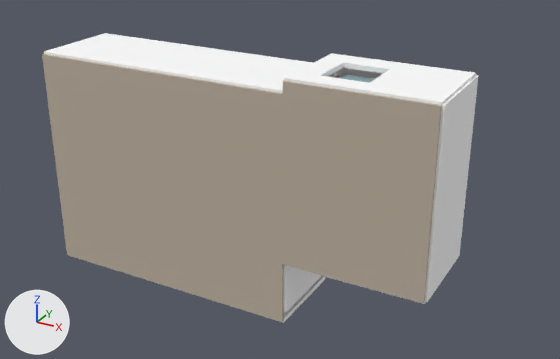
Two versions of the glTF model frontend/labs/fly-world/assets/fly-house.glb, one commit apart.
One viewpoint serves both versions: a 50 mm camera at (13.45, -19.89, 9.56) aimed at (3.1, -1.07, 0.15). Every picture has the same lights, and +X, +Y and +Z are marked at lower left. The first picture is the older version. Where no turn or scale is listed for an object, it has been applied to the vertices. Vertices at exactly the same position are counted once.

Objects in the first picture: 'CEILING__bed', 'CEILING__main', 'FLOOR__bed', 'WALL__bed__east', 'WALL__bed__north_a', 'WALL__bed__north_b', 'WALL__bed__north_head', 'WALL__bed__north_sill', 'WALL__bed__south', 'WALL__main__east_a', 'WALL__main__north', 'WALL__main__south' and 1 more.
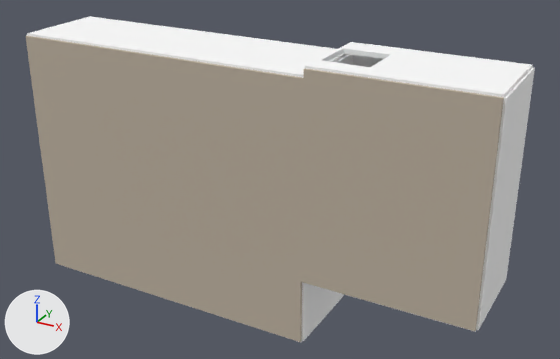
What differs and where, as boxes [x1, y1, x2, y2] in the pictures (560 x 359 px):
'CEILING__main', reshaped (14% wider, 14% taller): before [42, 54, 284, 322]; after [26, 36, 303, 342]
'CEILING__bed', moved, rescaled (27% wider, 18% taller): before [282, 80, 442, 303]; after [301, 68, 504, 331]
'WALL__bed__east', moved, rescaled (11% wider, 16% taller): before [425, 75, 478, 302]; after [476, 67, 535, 330]
'WALL__main__north', reshaped, moved (20% wider): before [44, 33, 312, 93]; after [27, 16, 348, 78]
'WALL__bed__north_b', moved, rescaled (47% wider, 16% taller): before [359, 63, 476, 105]; after [360, 48, 532, 97]
'WALL__main__east_a', moved, rescaled: before [284, 265, 321, 313]; after [301, 283, 344, 341]
'WALL__bed__north_sill', moved: before [343, 56, 400, 73]; after [343, 42, 401, 59]
'WALL__bed__north_a', moved, rescaled (28% narrower, 12% shorter): before [284, 53, 354, 84]; after [305, 42, 355, 69]
'FLOOR__bed', moved, rescaled: before [331, 68, 477, 79]; after [353, 55, 533, 67]
'WALL__main__south', reshaped, moved: before [78, 258, 325, 323]; after [71, 268, 302, 343]
'WALL__bed__south', moved, rescaled: before [284, 265, 426, 304]; after [302, 282, 476, 332]

What changed in the scene script:
```text
Change me_cube_002:
    remove me_cube_002.from_pydata(...)  # 8 vertices, 12 faces; spans x -4.2..4.2, y -0.04..0.04, z -3.5..3.5
    add me_cube_002.from_pydata(...)  # 8 vertices, 12 faces; spans x -4.8..4.8, y -0.04..0.04, z -4.0..4.0
    me_cube_002 part 2
    me_cube_002.vertices[0].co: (-4.2, 0.04, -3.5) -> (-4.8, 0.04, -4.0)
    me_cube_002.vertices[1].co: (-4.2, -0.04, -3.5) -> (-4.8, -0.04, -4.0)  # pixel (67, 254) -> pixel (55, 263)
    me_cube_002.vertices[2].co: (-4.2, 0.04, 3.5) -> (-4.8, 0.04, 4.0)  # pixel (43, 53) -> pixel (27, 35)
    me_cube_002.vertices[3].co: (-4.2, -0.04, 3.5) -> (-4.8, -0.04, 4.0)  # pixel (41, 54) -> pixel (25, 36)
    me_cube_002.vertices[4].co: (4.2, 0.04, -3.5) -> (4.8, 0.04, -4.0)  # pixel (283, 320) -> pixel (301, 340)
    me_cube_002.vertices[5].co: (4.2, -0.04, -3.5) -> (4.8, -0.04, -4.0)  # pixel (282, 322) -> pixel (300, 342)
    me_cube_002.vertices[6].co: (4.2, 0.04, 3.5) -> (4.8, 0.04, 4.0)
    me_cube_002.vertices[7].co: (4.2, -0.04, 3.5) -> (4.8, -0.04, 4.0)  # pixel (282, 94) -> pixel (303, 78)
Change me_cube_003:
    remove me_cube_003.from_pydata(...)  # 8 vertices, 12 faces; spans x -4.2..4.2, y -1.42..1.42, z -0.07..0.07
    add me_cube_003.from_pydata(...)  # 8 vertices, 12 faces; spans x -4.8..4.8, y -1.42..1.42, z -0.07..0.07
    me_cube_003 part 9
    add for i in [*range(0, 4)]: me_cube_003.vertices[i].co += Vector((-0.6, 0.0, 0.0))
    add for i in [*range(4, 8)]: me_cube_003.vertices[i].co += Vector((0.6, 0.0, 0.0))
Change me_cube_004:
    remove me_cube_004.from_pydata(...)  # 8 vertices, 12 faces; spans x -4.2..4.2, y -1.42..1.42, z -0.07..0.07
    add me_cube_004.from_pydata(...)  # 8 vertices, 12 faces; spans x -4.8..4.8, y -1.42..1.42, z -0.07..0.07
    me_cube_004 part 10
    add for i in [*range(0, 4)]: me_cube_004.vertices[i].co += Vector((-0.6, 0.0, 0.0))
    add for i in [*range(4, 8)]: me_cube_004.vertices[i].co += Vector((0.6, 0.0, 0.0))
Change me_cube_009:
    remove me_cube_009.from_pydata(...)  # 8 vertices, 12 faces; spans x -0.07..0.07, y -1.42..1.42, z -1.77..1.77
    add me_cube_009.from_pydata(...)  # 8 vertices, 12 faces; spans x -0.07..0.07, y -1.42..1.42, z -2.17..2.17
    me_cube_009 part 8: the whole mesh is scaled about its middle by (1, 1, 1.23)
Change me_cube_012:
    remove me_cube_012.from_pydata(...)  # 8 vertices, 12 faces; spans x -2.1..2.1, y -0.05..0.05, z -2.7..2.7
    add me_cube_012.from_pydata(...)  # 8 vertices, 12 faces; spans x -2.5..2.5, y -0.05..0.05, z -3.1..3.1
    me_cube_012 part 3: the whole mesh is scaled about its middle by (1.19, 1, 1.15)
Change me_cube_013:
    remove me_cube_013.from_pydata(...)  # 8 vertices, 12 faces; spans x -2.1..2.1, y -0.04..0.04, z -2.7..2.7
    add me_cube_013.from_pydata(...)  # 8 vertices, 12 faces; spans x -2.5..2.5, y -0.04..0.04, z -3.1..3.1
    me_cube_013 part 1: the whole mesh is scaled about its middle by (1.19, 1, 1.15)
Change me_cube_014:
    remove me_cube_014.from_pydata(...)  # 8 vertices, 12 faces; spans x -0.07..0.07, y -1.42..1.42, z -2.7..2.7
    add me_cube_014.from_pydata(...)  # 8 vertices, 12 faces; spans x -0.07..0.07, y -1.42..1.42, z -3.1..3.1
    me_cube_014 part 4: the whole mesh is scaled about its middle by (1, 1, 1.15)
Change me_cube_015:
    remove me_cube_015.from_pydata(...)  # 8 vertices, 12 faces; spans x -2.1..2.1, y -1.42..1.42, z -0.07..0.07
    add me_cube_015.from_pydata(...)  # 8 vertices, 12 faces; spans x -2.5..2.5, y -1.42..1.42, z -0.07..0.07
    me_cube_015 part 7: the whole mesh is scaled about its middle by (1.19, 1, 1)
Change me_cube_016:
    remove me_cube_016.from_pydata(...)  # 8 vertices, 12 faces; spans x -0.36..0.36, y -1.42..1.42, z -0.07..0.07
    add me_cube_016.from_pydata(...)  # 8 vertices, 12 faces; spans x -0.06..0.06, y -1.42..1.42, z -0.07..0.07
    me_cube_016 part 5: the whole mesh is scaled about its middle by (0.167, 1, 1)
Change me_cube_017:
    remove me_cube_017.from_pydata(...)  # 8 vertices, 12 faces; spans x -1.05..1.05, y -1.42..1.42, z -0.07..0.07
    add me_cube_017.from_pydata(...)  # 8 vertices, 12 faces; spans x -1.75..1.75, y -1.42..1.42, z -0.07..0.07
    me_cube_017 part 6: the whole mesh is scaled about its middle by (1.67, 1, 1)
Change ob_wall__main__north:
    ob_wall__main__north.location: (0.0, -1.43, 3.5) -> (0.0, -1.43, 4.0)
Change ob_wall__main__south:
    ob_wall__main__south.location: (0.0, -1.43, -3.5) -> (0.0, -1.43, -4.0)
Change ob_wall__main__west_b:
    ob_wall__main__west_b.location: (-4.2, -1.43, 1.74) -> (-4.8, -1.43, 2.14)
Change ob_wall__main__east_a:
    ob_wall__main__east_a.location: (4.2, -1.43, -1.43) -> (4.8, -1.43, -1.83)
Change ob_floor__bed:
    ob_floor__bed.location: (6.3, 0.05, 1.15) -> (7.3, 0.05, 1.15)
Change ob_ceiling__bed:
    ob_ceiling__bed.location: (6.3, -2.89, 1.15) -> (7.3, -2.89, 1.15)
Change ob_wall__bed__east:
    ob_wall__bed__east.location: (8.4, -1.43, 1.15) -> (9.8, -1.43, 1.15)
Change ob_wall__bed__south:
    ob_wall__bed__south.location: (6.3, -1.43, -1.55) -> (7.3, -1.43, -1.95)
Change ob_wall__bed__north_a:
    ob_wall__bed__north_a.location: (4.56, -1.43, 3.85) -> (4.86, -1.43, 4.25)
Change ob_wall__bed__north_b:
    ob_wall__bed__north_b.location: (7.35, -1.43, 3.85) -> (8.05, -1.43, 4.25)
Change ob_wall__bed__north_sill:
    ob_wall__bed__north_sill.location: (5.61, -0.39, 3.85) -> (5.61, -0.39, 4.25)
```
